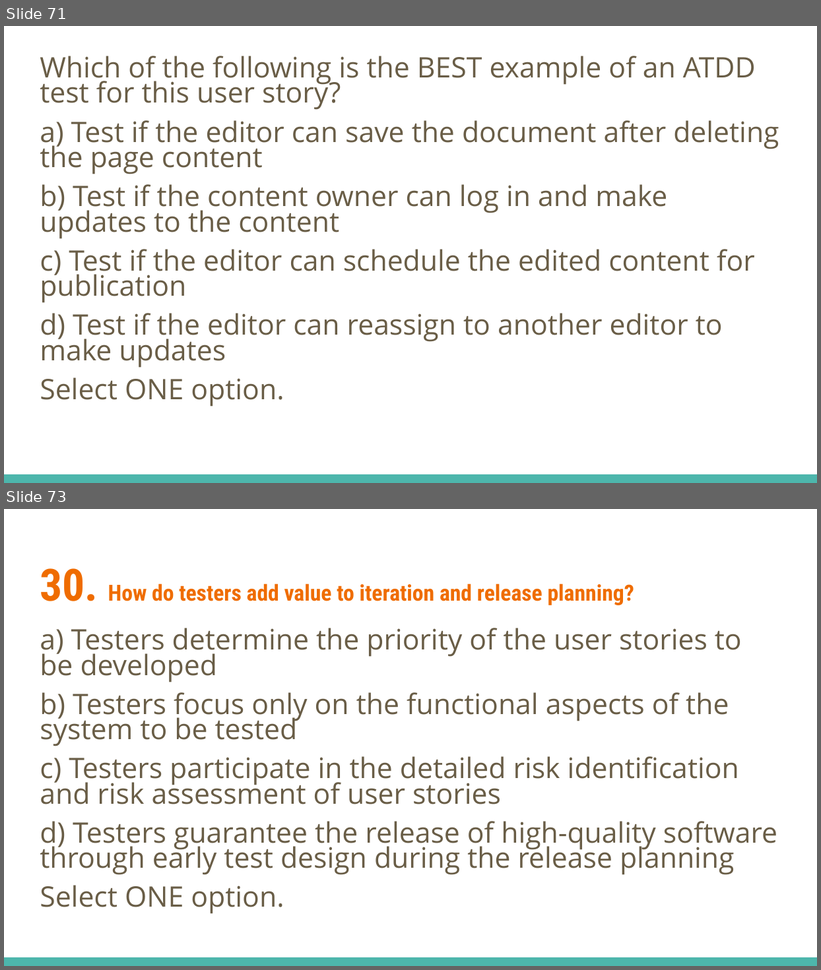
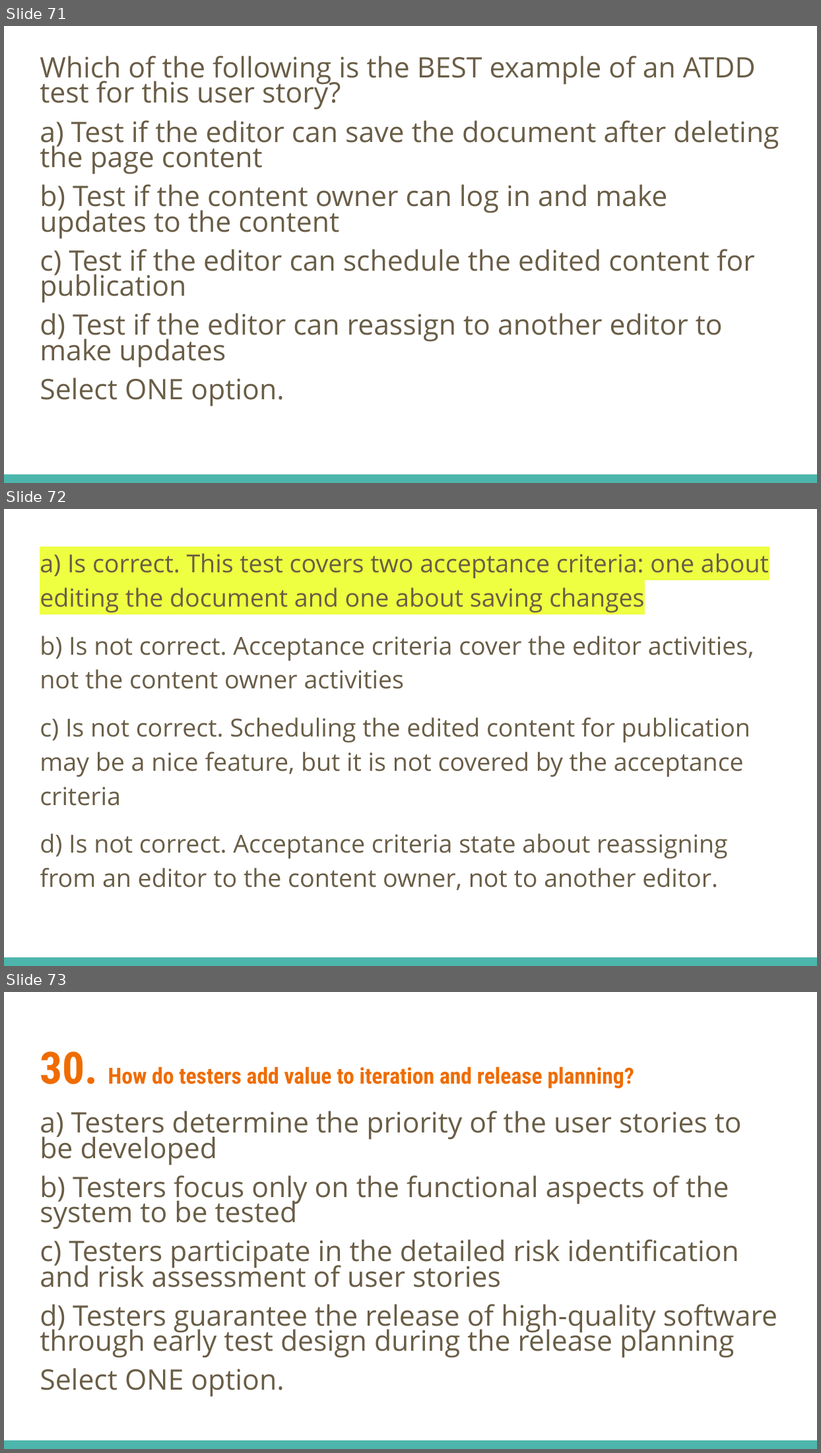
Before and after one commit to fawadmalik/istqb, a slide deck: ISTQB Foundation Level Preparation.pptx. Shown one above the other, each under a label of ours: slides 71 and 73 before the commit, slides 71, 72 and 73 after it; the slides between them are not shown. The pictures are 821x970 and 821x1453 pixels, drawn with LibreOffice and Linux fonts; fonts in the diff are those of the drawing. Boxes give left, top, right and bottom in pixels: in the first picture for what was removed or moved away, otherwise in the second. Text is boxed around its words. In the diff, an @@ line names an element or a change of style, - is before the commit and + after.

```diff
--- a/ISTQB Foundation Level Preparation.pptx
+++ b/ISTQB Foundation Level Preparation.pptx
@@ slide 72 added at bbox=[4, 509, 817, 966], background #FFFFFF; not listed: 1 template element that a slide beside it also shows @@
@@ text added at bbox=[40, 553, 769, 890], 22 pt, text #695D46 @@
+a) Is correct. This test covers two acceptance criteria: one about editing the document and one about saving changes
+b) Is not correct. Acceptance criteria cover the editor activities, not the content owner activities
+c) Is not correct. Scheduling the edited content for publication may be a nice feature, but it is not covered by the acceptance criteria
+d) Is not correct. Acceptance criteria state about reassigning from an editor to the content owner, not to another editor.
```
Also in this commit, not shown: 2 other slides added, 3 slides removed.
